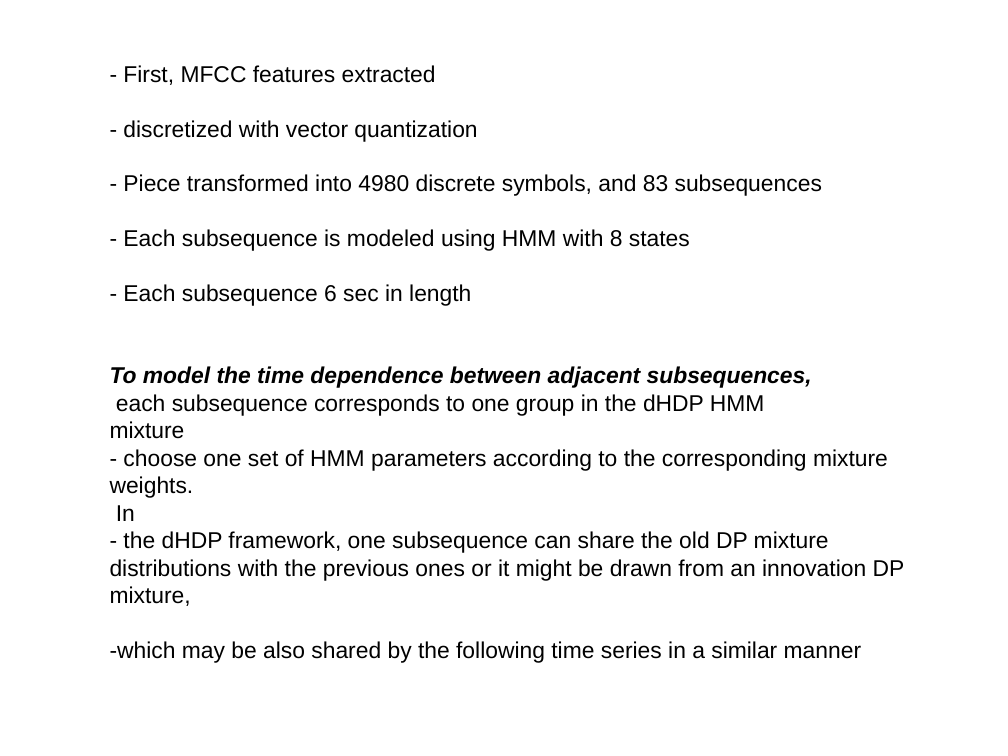
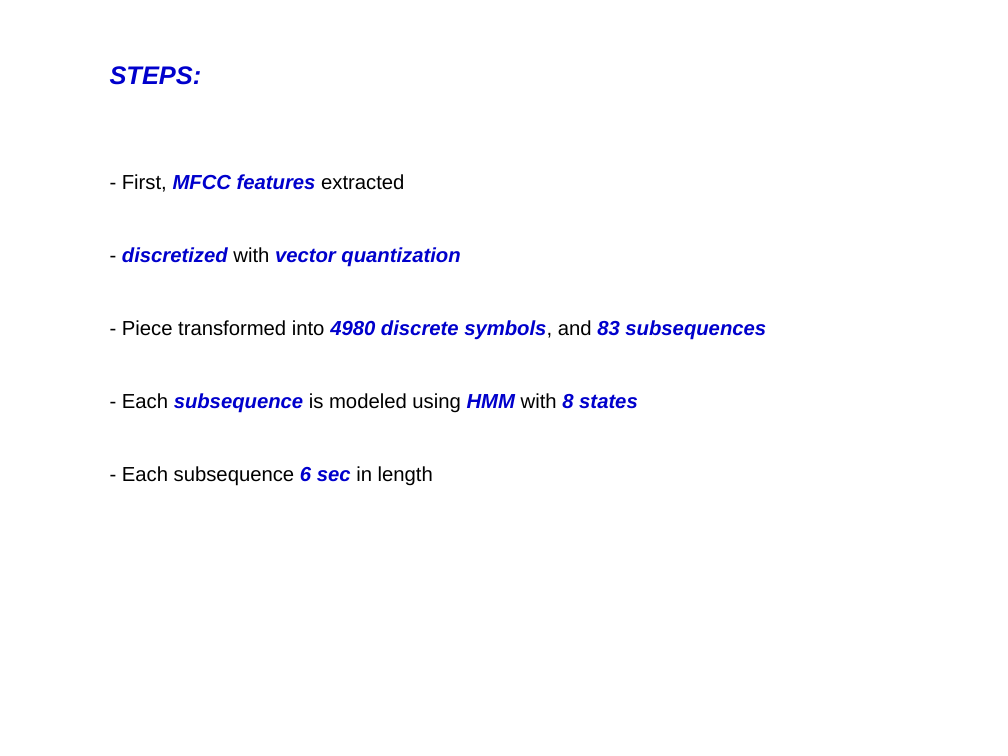
Before and after one commit to afcarl/Dirichlet_Processes, a slide deck: slide 30 of version_2.odp (slide 29 before the commit). Drawn at 1008x756 pixels with LibreOffice and Linux fonts; fonts in the diff are those of the drawing. Boxes give left, top, right and bottom in pixels: in the first picture for what was removed or moved away, otherwise in the second. Text is boxed around its words. In the diff, an @@ line names an element or a change of style, - is before the commit and + after.

```diff
--- a/version_2.odp
+++ b/version_2.odp
@@ text at box(110, 66, 202, 85): paragraph added @@
+STEPS:
@@ text at box(122, 174, 766, 486): size 18 to 16 pt; text colour #000000 to #0000CC, bold on, italic on in "MFCC features", "discretized vector quantization", "4980 discrete symbols, 83 subsequences", "subsequence HMM 8 states" and 1 more places @@
@@ text at box(110, 366, 905, 663): paragraphs removed @@
-To model the time dependence between adjacent subsequences,
-each subsequence corresponds to one group in the dHDP HMM
-mixture
-- choose one set of HMM parameters according to the corresponding mixture weights.
-In
-- the dHDP framework, one subsequence can share the old DP mixture distributions with the previous ones or it might be drawn from an innovation DP mixture,
--which may be also shared by the following time series in a similar manner
```
Also in this commit, not shown: 9 other slides changed, 2 slides added.
